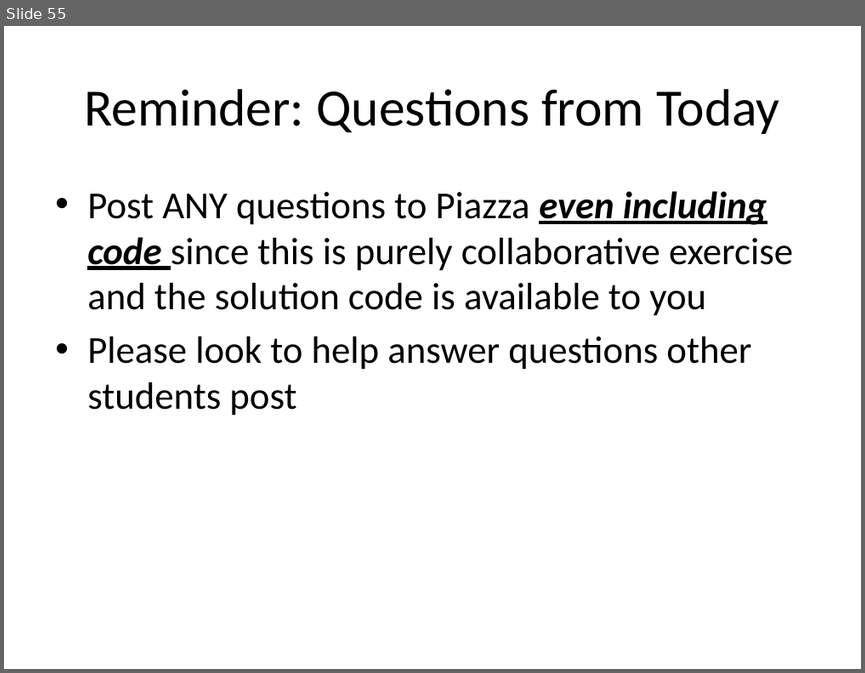
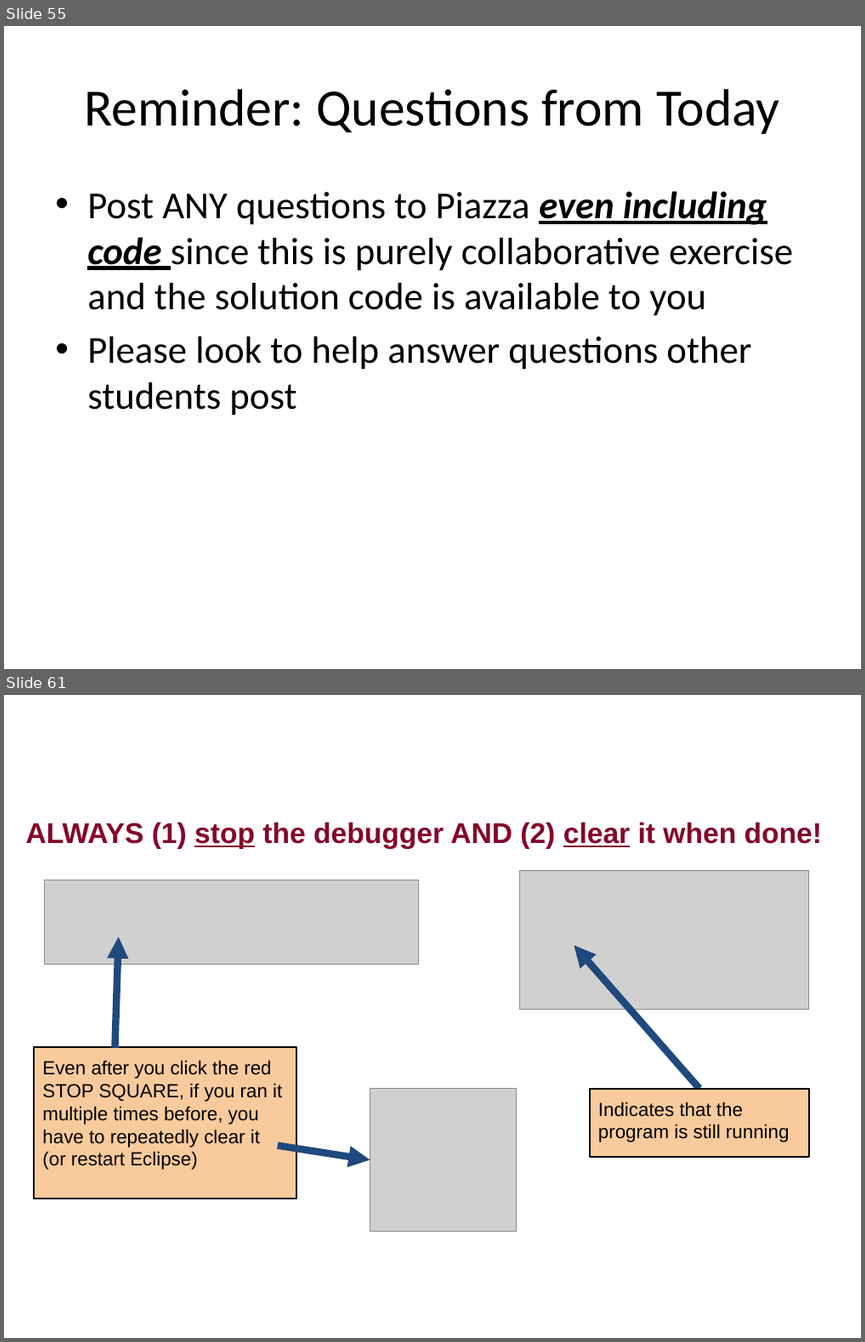
Before and after one commit to RHIT-CSSE/csse220, a slide deck: ClassMaterials/2DArraysAndMaps/Slides/2D Arrays and Maps.pptx. Shown one above the other, each under a label of ours: slide 55 before the commit, slides 55 and 61 after it; the slides between them are not shown. The pictures are 865x673 and 865x1342 pixels, drawn with LibreOffice and Linux fonts; fonts in the diff are those of the drawing; grey boxes stand for pictures. Boxes give left, top, right and bottom in pixels: in the first picture for what was removed or moved away, otherwise in the second. Text is boxed around its words. In the diff, an @@ line names an element or a change of style, - is before the commit and + after.

```diff
--- a/ClassMaterials/2DArraysAndMaps/Slides/2D Arrays and Maps.pptx
+++ b/ClassMaterials/2DArraysAndMaps/Slides/2D Arrays and Maps.pptx
@@ slide 61 added at box(4, 695, 861, 1338), background #FFFFFF @@
@@ title added at box(26, 822, 822, 849), 24 pt, text #840629, bold @@
+ALWAYS (1) stop the debugger AND (2) clear it when done!
@@ picture added at box(520, 871, 810, 1009) @@
@@ picture added at box(45, 880, 419, 964) @@
@@ arrow added from (114, 1048) to (119, 936), #1F497D 6 pt @@
@@ arrow added from (698, 1089) to (574, 945), #1F497D 6 pt @@
@@ rectangle added at box(34, 1047, 297, 1199), fill #F9CB9C, outline #000000 1.5 pt, 16 pt, text #000000 @@
+Even after you click the red STOP SQUARE, if you ran it multiple times before, you have to repeatedly clear it (or restart Eclipse)
@@ picture added at box(370, 1089, 517, 1231) @@
@@ rectangle added at box(589, 1089, 809, 1157), fill #F9CB9C, outline #000000 1.5 pt, 16 pt, text #000000 @@
+Indicates that the program is still running
@@ arrow added from (278, 1145) to (370, 1159), #1F497D 6 pt @@
```
Also in this commit, not shown: 4 slides changed, 7 other slides added, 4 slides removed.
